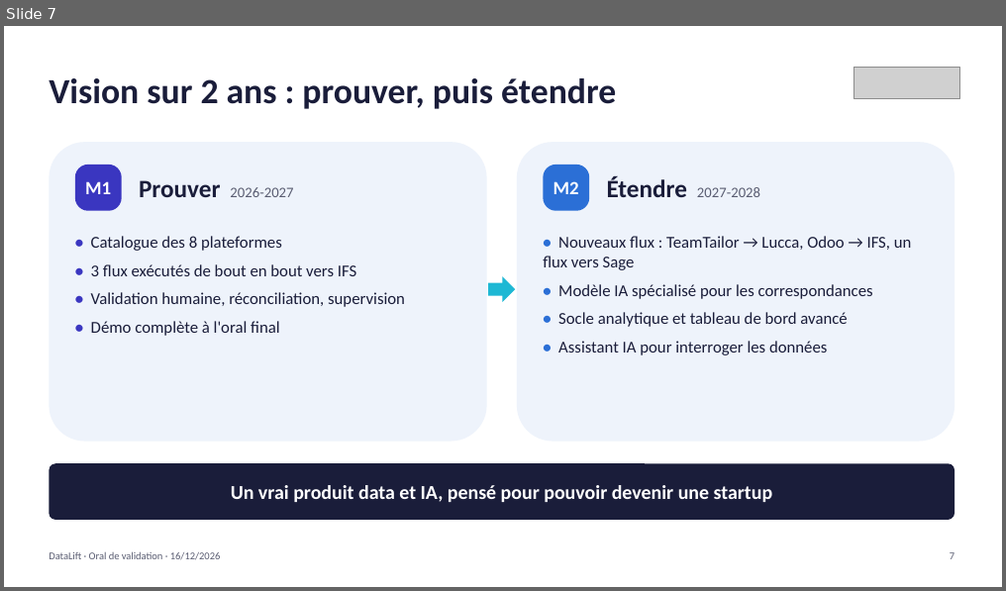
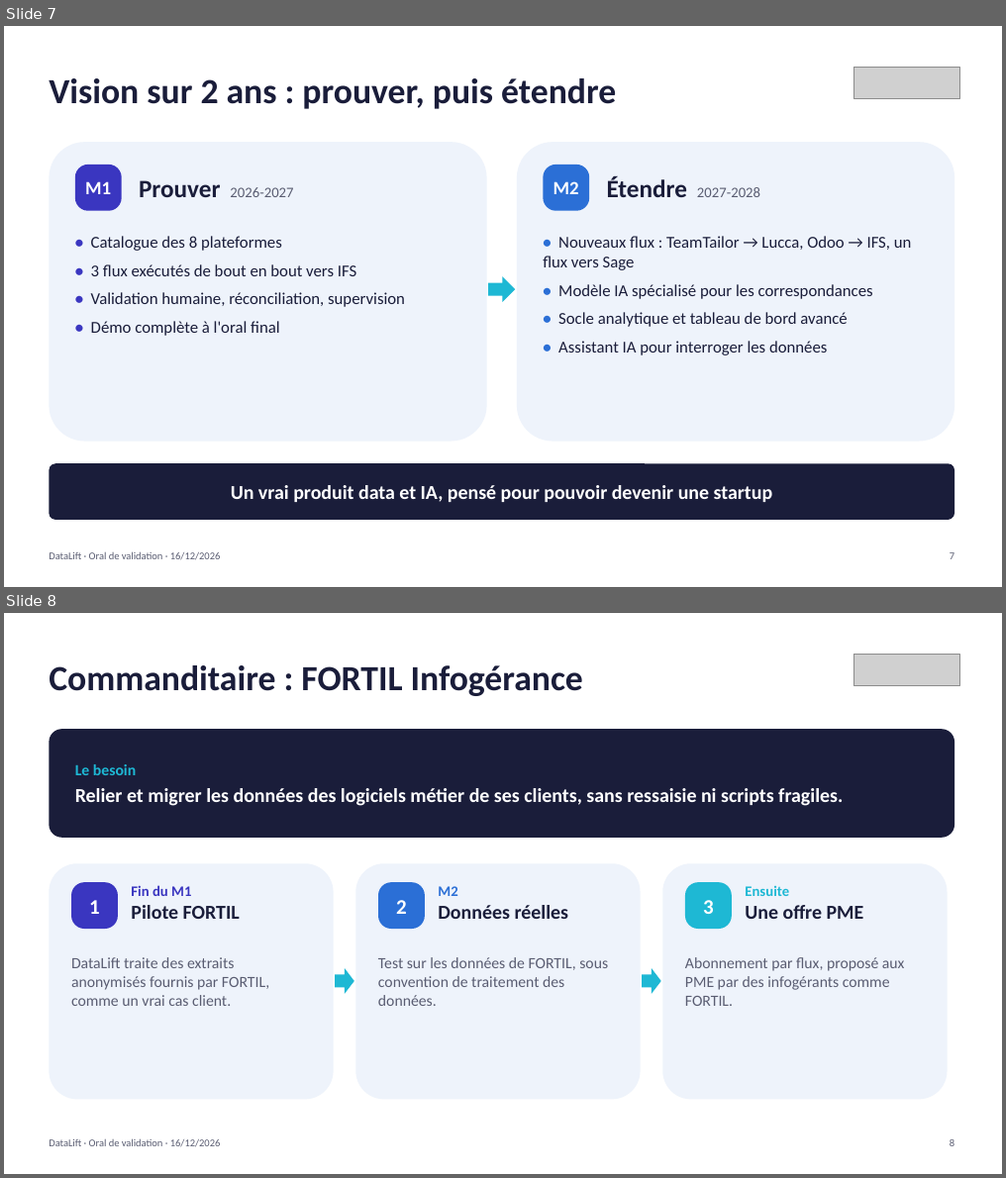
Before and after one commit to youcefaddou/datalift-modules, a slide deck: docs/oral/DataLift_oral_validation_16-12-2026.pptx. Shown one above the other, each under a label of ours: slide 7 before the commit, slides 7 and 8 after it. The pictures are 1006x591 and 1006x1178 pixels, drawn with LibreOffice and Linux fonts; fonts in the diff are those of the drawing; grey boxes stand for pictures. Boxes give left, top, right and bottom in pixels: in the first picture for what was removed or moved away, otherwise in the second. Text is boxed around its words. In the diff, an @@ line names an element or a change of style, - is before the commit and + after.

Commit message:
docs(oral): add FORTIL sponsor slide, drop Fabric from the stack (DL-41)

```diff
--- a/docs/oral/DataLift_oral_validation_16-12-2026.pptx
+++ b/docs/oral/DataLift_oral_validation_16-12-2026.pptx
@@ slide 8 added at [4, 613, 1002, 1174], background #FFFFFF @@
@@ text added at [49, 665, 583, 696], 34 pt, text #1A1D3A, bold @@
+Commanditaire : FORTIL Infogérance
@@ picture added at [853, 655, 960, 685] @@
@@ rounded rectangle added at [49, 729, 954, 838], fill #1A1D3A @@
@@ text added at [75, 764, 843, 806], 19 pt, text #FFFFFF, bold @@
+Le besoin
+Relier et migrer les données des logiciels métier de ses clients, sans ressaisie ni scripts fragiles.
@@ rounded rectangle added at [49, 863, 334, 1100], fill #EEF3FB @@
@@ rounded rectangle added at [355, 863, 641, 1100], fill #EEF3FB @@
@@ rounded rectangle added at [662, 863, 947, 1100], fill #EEF3FB @@
@@ rounded rectangle added at [71, 882, 118, 929], fill #3A36C0 @@
@@ text added at [89, 900, 100, 914], 20 pt, text #FFFFFF, bold @@
+1
@@ text added at [131, 885, 240, 919], 19 pt, text #1A1D3A, bold @@
+Fin du M1
+Pilote FORTIL
@@ rounded rectangle added at [378, 882, 425, 929], fill #2B6FD6 @@
@@ text added at [396, 900, 407, 914], 20 pt, text #FFFFFF, bold @@
+2
@@ text added at [438, 886, 569, 919], 19 pt, text #1A1D3A, bold @@
+M2
+Données réelles
@@ rounded rectangle added at [685, 882, 732, 929], fill #1EB8D4 @@
@@ text added at [703, 900, 714, 914], 20 pt, text #FFFFFF, bold @@
+3
@@ text added at [745, 886, 864, 919], 19 pt, text #1A1D3A, bold @@
+Ensuite
+Une offre PME
@@ text added at [71, 958, 269, 1006], 15 pt, text #5A5D72 @@
+DataLift traite des extraits anonymisés fournis par FORTIL, comme un vrai cas client.
@@ right arrow added at [335, 968, 354, 994], fill #1EB8D4 @@
@@ text added at [378, 958, 608, 1006], 15 pt, text #5A5D72 @@
+Test sur les données de FORTIL, sous convention de traitement des données.
@@ right arrow added at [642, 968, 661, 994], fill #1EB8D4 @@
@@ text added at [685, 958, 905, 1006], 15 pt, text #5A5D72 @@
+Abonnement par flux, proposé aux PME par des infogérants comme FORTIL.
@@ text added at [49, 1139, 221, 1148], 10 pt, text #5A5D72 @@
+DataLift · Oral de validation · 16/12/2026
@@ text added at [949, 1140, 954, 1147], 10 pt, text #5A5D72 @@
+8
```
Also in this commit, not shown: 8 slides changed, 1 other file.
